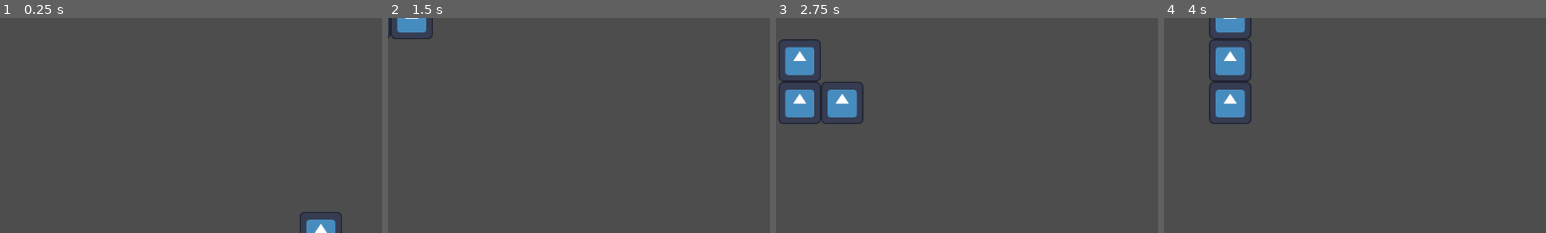
Above: before the commit, frames 1-4 (left to right).
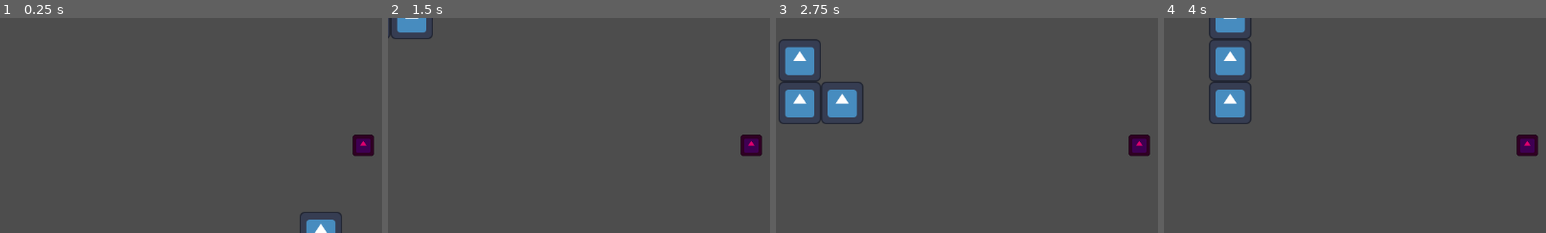
Above: after the commit, the same moments.

Repository: coyotecentral/vgd-fall-2024
Game: Godot game, scene res://node_2d.tscn
The game is run twice, just before and just after one commit, with the same random seed, the same clock (stepped at 60 frames per second) and the same inputs. The engine's default icon, where the game draws it, is replaced by a stand-in: a white triangle on a blue panel in a dark square.
Inputs:
- Up to frame 1 (0.25 s): no input
- Up to frame 2 (1.5 s): tap Enter at 0.5 s; hold D (right) 0.53-1.28 s; hold S (down) from 1.28 s (still down)
- Up to frame 3 (2.75 s): tap Space at 2 s; release S (down) at 2.03 s; hold D (right) from 2.03 s (still down)
- Up to frame 4 (4 s): release D (right) at 2.78 s; hold W (up) 2.78-3.53 s; tap Enter at 3.5 s; hold A (left) from 3.53 s (still down)
The pictures show only the part of the screen within x 8-58%, y 0-50%; the shares and areas given below are measured in that part.

The runs differ from the first frame. In frame 1, 0.6% of the frame differs, in the area x 92-98%, y 54-65%; in frame 2, 0.6%; in frame 3, 0.6%; in frame 4, 0.6%.

Commit message:
Checkpoint

Diff:
--- a/node_2d.gd
+++ b/node_2d.gd
@@ -29,7 +29,8 @@
 	# snake[0] gets the first segment of our snake
 	var head_pos = snake[0].position
 	spawn_segment(head_pos + next_pos)
-	snake.pop_back().queue_free()
+	if snake[0].position != $Apple.position:
+		snake.pop_back().queue_free()
 
 # This function is going to create a new
 # snake segment and add it to the world. We're
--- a/node_2d.tscn
+++ b/node_2d.tscn
@@ -1,5 +1,6 @@
-[gd_scene load_steps=3 format=3 uid="uid://c4racelejj6i2"]
+[gd_scene load_steps=4 format=3 uid="uid://c4racelejj6i2"]
 
+[ext_resource type="Texture2D" uid="uid://dhyhbwo5kesbk" path="res://icon.svg" id="1_cauy3"]
 [ext_resource type="Script" path="res://node_2d.gd" id="1_p82ru"]
 [ext_resource type="PackedScene" uid="uid://bsnmlg811mwwd" path="res://segment.tscn" id="2_t7723"]
 
@@ -10,3 +11,9 @@
 
 [node name="Timer" type="Timer" parent="."]
 wait_time = 0.5
+
+[node name="Apple" type="Sprite2D" parent="."]
+modulate = Color(0.873598, 0, 0.431388, 1)
+position = Vector2(640, 192)
+scale = Vector2(0.25, 0.25)
+texture = ExtResource("1_cauy3")
